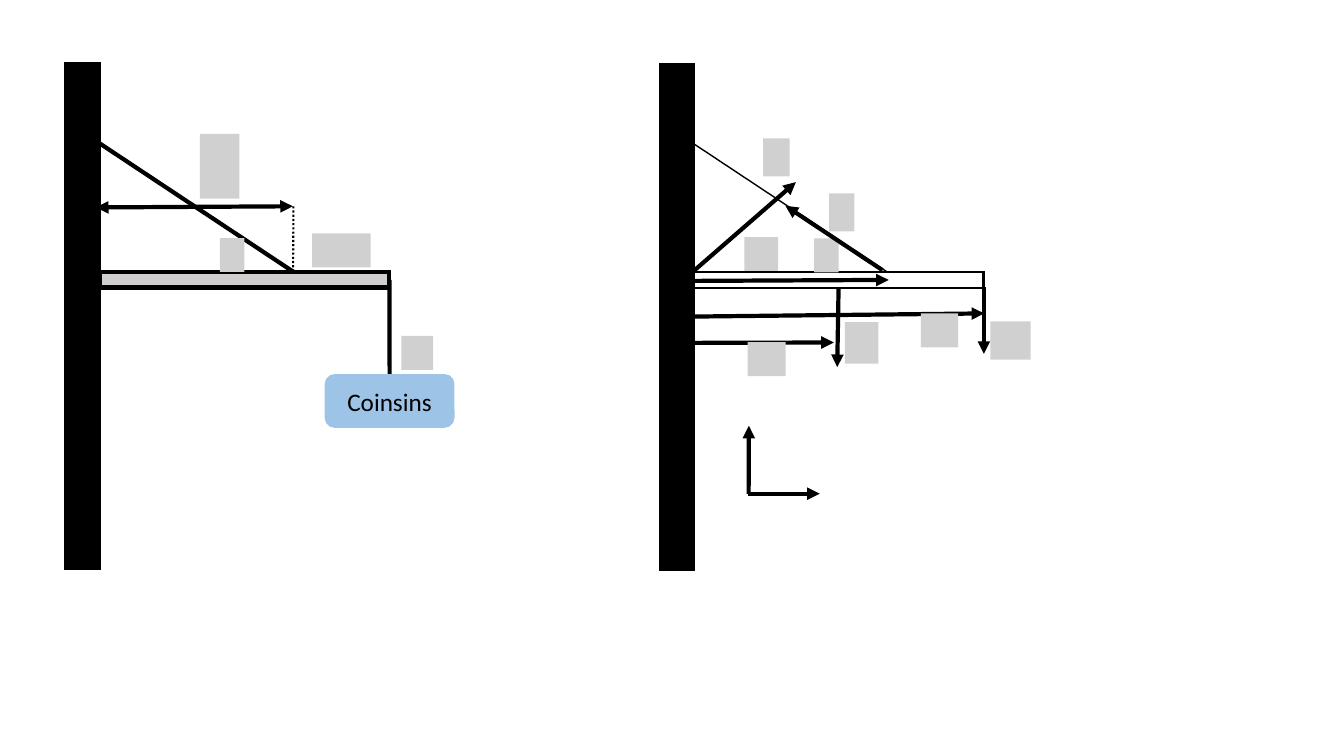
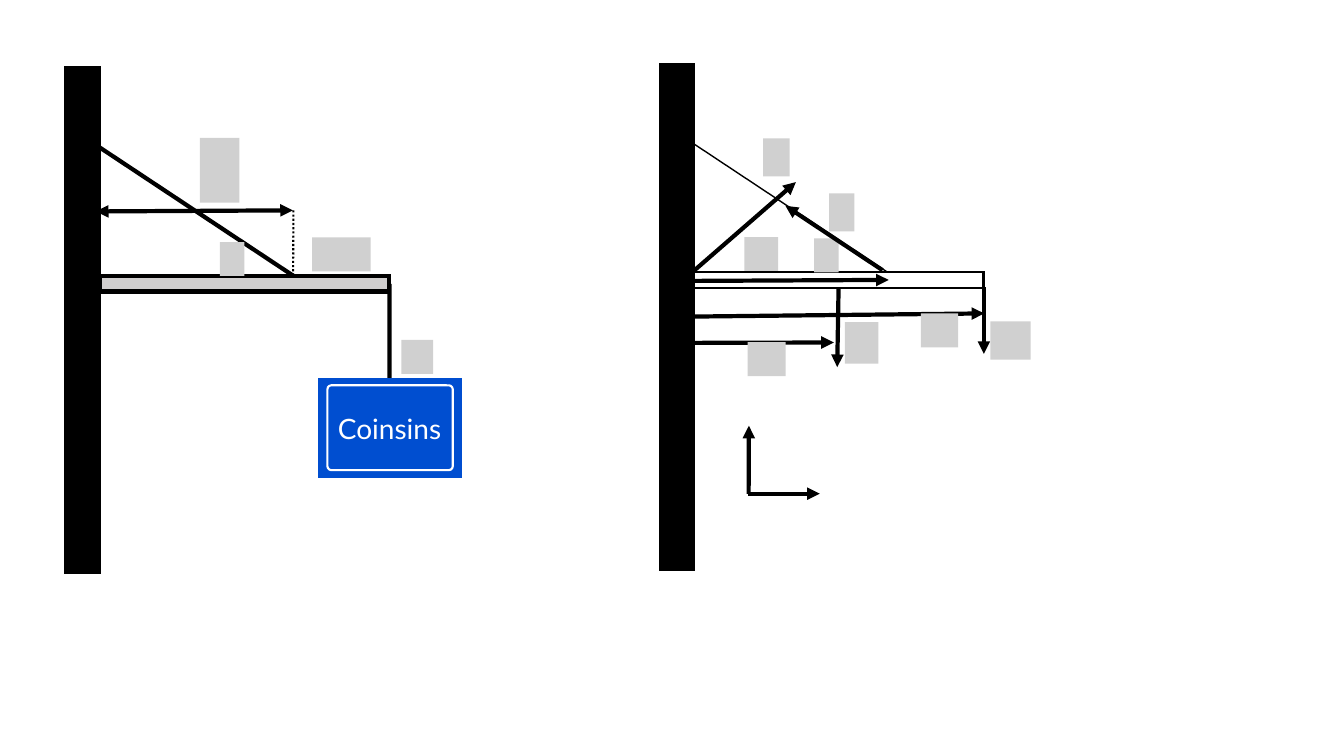
Before and after one commit to OSTP/PhysicsArtofModelling, a slide deck: slide 7 of tex/figures/RotationalDynamics/Figures.pptx. Drawn at 1344x756 pixels with LibreOffice and Linux fonts; fonts in the diff are those of the drawing; grey boxes stand for pictures; background and template pictures are left out. Boxes give left, top, right and bottom in pixels: in the first picture for what was removed or moved away, otherwise in the second. Text is boxed around its words. In the diff, an @@ line names an element or a change of style, - is before the commit and + after.

```diff
--- a/tex/figures/RotationalDynamics/Figures.pptx
+++ b/tex/figures/RotationalDynamics/Figures.pptx
@@ 4 pictures, 3 lines, 2 rectangles, 1 double arrow: place and size @@
-4 pictures, 3 lines, 2 rectangles, 1 double arrow at (67, 65, 434, 569)
+4 pictures, 3 lines, 2 rectangles, 1 double arrow at (67, 69, 434, 573)
@@ rounded rectangle "Coinsins": place and size @@
-rounded rectangle "Coinsins" at (327, 376, 453, 425)
+rounded rectangle "Coinsins" at (320, 380, 460, 477)
@@ rounded rectangle "Coinsins" at (320, 380, 460, 477): size 18 to 20 pt, font Calibri to Lato, text colour #000000 to #FFFFFF; fill #9DC3E6 to #004ED0; outline #9DC3E6 3 pt to #004ED0 3 pt; proportions changed @@
@@ rounded rectangle added at (328, 385, 453, 470), outline #FFFFFF 1.5 pt @@
```
Also in this commit, not shown: 1 other slide changed, 2 slides added, 2 slides removed, 5 other files.
